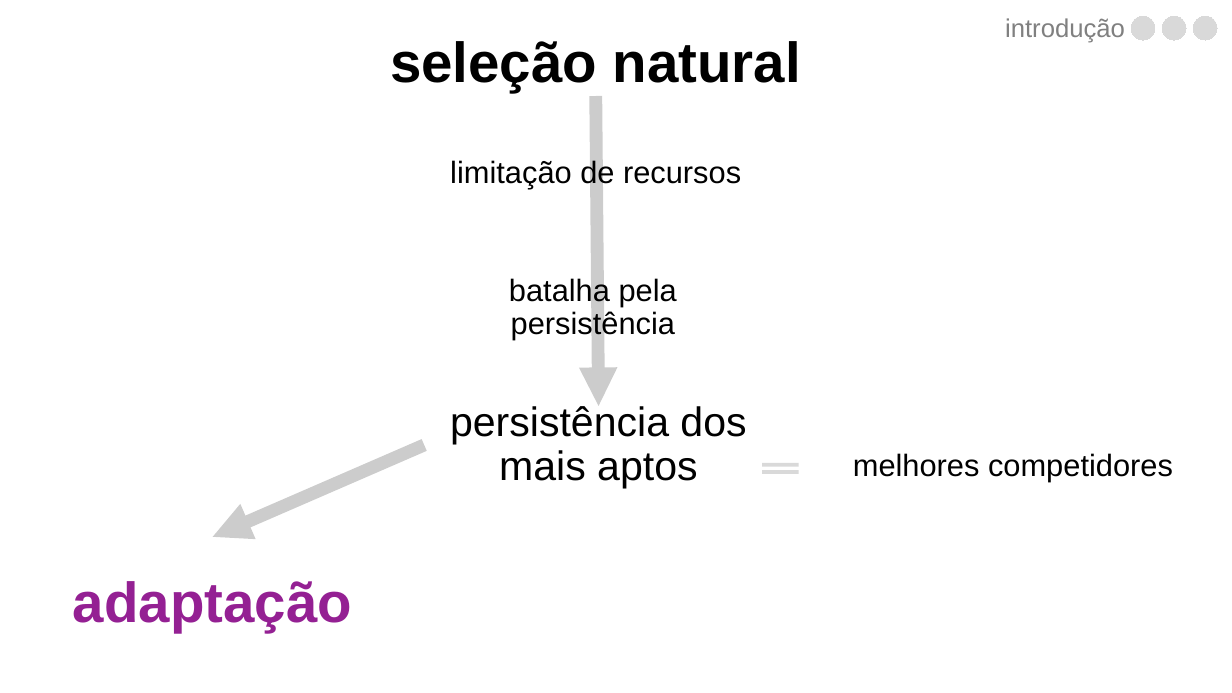
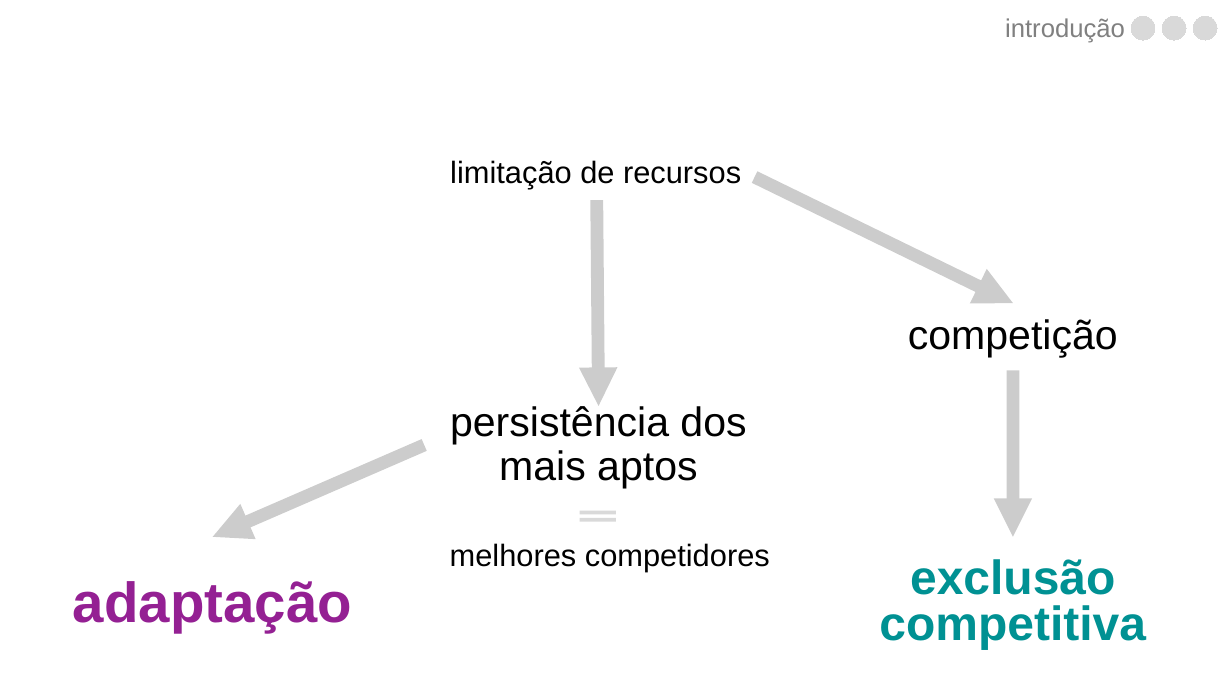
Before and after one commit to luisanovara/dissertacao, a slide deck: slide 23 of DEFESA.pptx (slide 21 before the commit). Drawn at 1232x693 pixels with LibreOffice and Linux fonts; fonts in the diff are those of the drawing. Boxes give left, top, right and bottom in pixels: in the first picture for what was removed or moved away, otherwise in the second. Text is boxed around its words. In the diff, an @@ line names an element or a change of style, - is before the commit and + after.

```diff
--- a/DEFESA.pptx
+++ b/DEFESA.pptx
@@ title removed at box(390, 41, 801, 93) @@
-seleção natural
@@ arrow added from (755, 177) to (1013, 303), #000000 10 pt @@
@@ arrow moved from (596, 96) - (599, 406) to (597, 201) - (599, 406) @@
@@ text removed at box(509, 276, 677, 339) @@
-batalha pela persistência
@@ text added at box(908, 319, 1118, 357), 32 pt, text #000000 @@
+competição
@@ arrow added from (1013, 371) to (1013, 537), #000000 10 pt @@
@@ text "melhores competidores": place and size @@
-text "melhores competidores" at box(853, 453, 1173, 482)
+text "melhores competidores" at box(450, 543, 770, 572)
@@ line moved from (762, 472) - (799, 472) to (579, 513) - (616, 513) @@
@@ line moved from (762, 465) - (799, 465) to (579, 519) - (616, 519) @@
@@ text added at box(879, 559, 1146, 650), 37.4 pt, text #009193, bold @@
+exclusão competitiva
```
Also in this commit, not shown: 3 other slides changed, 2 slides added.
